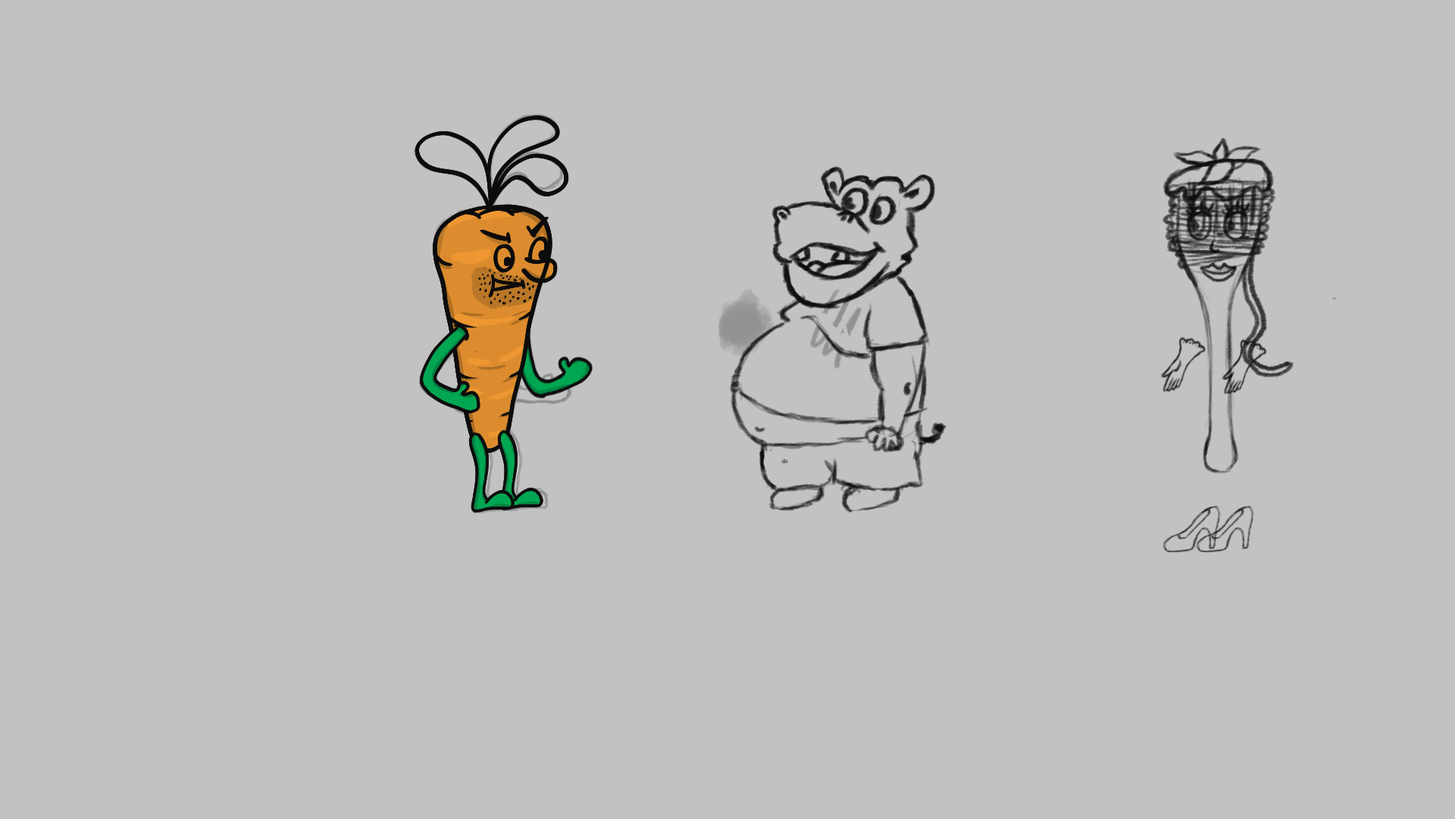
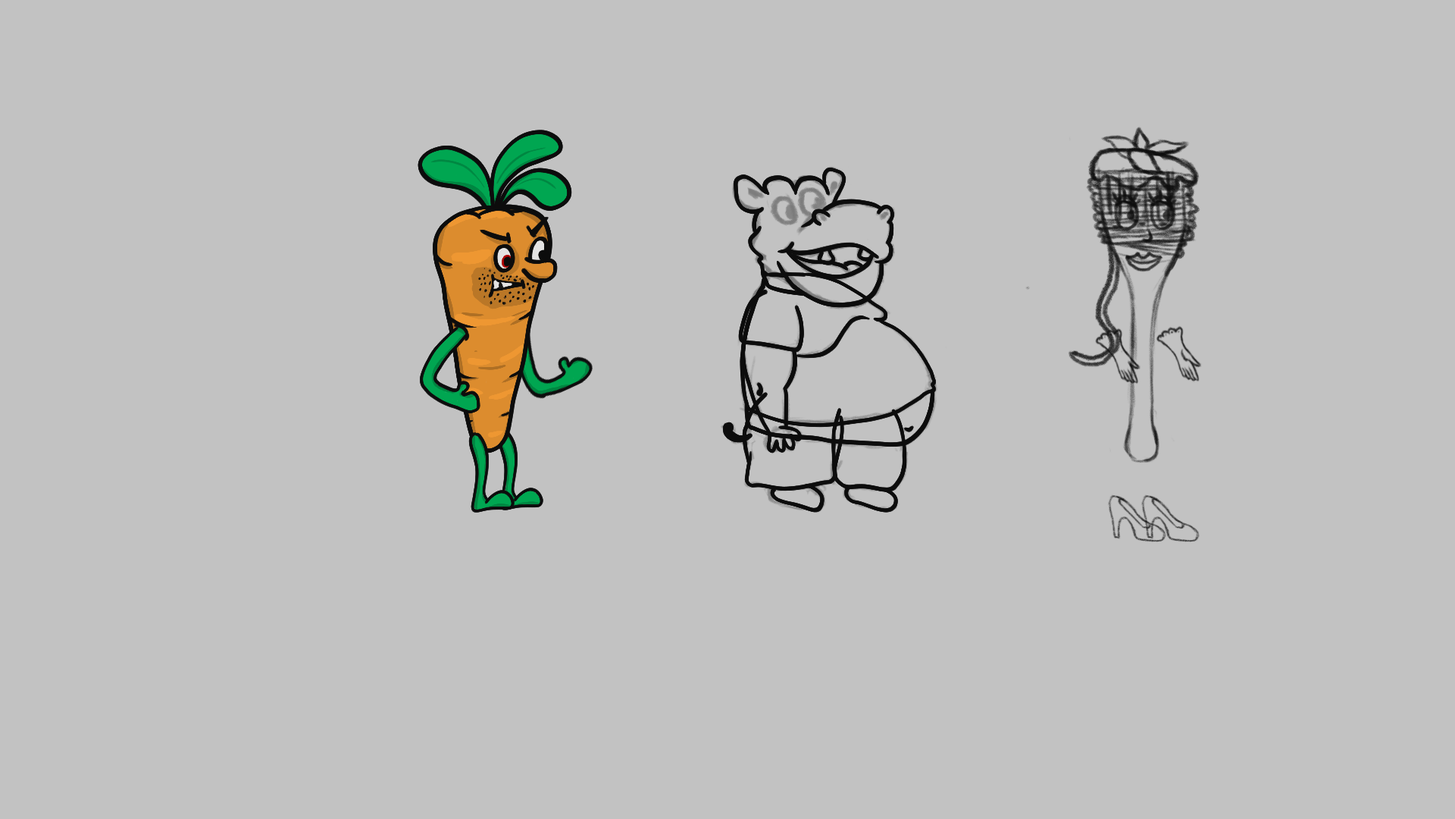
The second w=1455, h=819 image is a revision of the first. Changes to its layers:
painted on "Layer 15" over [1109, 182, 1253, 283]
painted on "Layer 13" over [1086, 147, 1276, 270]
painted on "Layer 12" over [781, 166, 1294, 465]
painted on "Layer 11" over [1025, 135, 1338, 474]
added group "Head" with 1 layers in group "Group 1" over [733, 167, 895, 308]
added layer "Layer 44" in group "Head" over [733, 167, 895, 308]
added group "Body" with 1 layers in group "Group 1" over [722, 269, 937, 448]
added layer "Layer 43" in group "Body" over [722, 269, 937, 448]
added group "LeftLeg" (1st of 2, in "Group 1") with 1 layers in group "Group 1" over [742, 391, 845, 513]
added layer "Layer 46" in group "LeftLeg" over [742, 391, 845, 513]
added group "Group 5" (40%) with 2 layers in group "Group 1" over [720, 165, 948, 514]
moved "Layer 4" into group "Group 5", painted on it over [731, 165, 936, 323]
moved "Layer 3" into group "Group 5", painted on it over [717, 276, 948, 514]
added group "body" with 9 layers in group "Group 2" over [418, 203, 558, 465]
added group "face" with 5 layers in group "body" over [434, 206, 558, 417]
moved "Layer 23" into group "face" over [434, 206, 558, 417]
moved "Layer 22" into group "body", painted on it over [432, 203, 553, 454]
moved "Layer 28" into group "body", painted on it over [418, 203, 558, 465]
moved "Layer 27" into group "body" over [435, 205, 556, 449]
added group "leafs" with 3 layers in group "Group 2" over [415, 129, 573, 231]
moved "Layer 21" into group "leafs", painted on it over [414, 115, 573, 225]
added layer "Layer 38" in group "leafs" over [415, 152, 570, 231]
added layer "Layer 37" in group "leafs" over [420, 132, 570, 217]
hid group "Group 4" (7 layers) over [413, 113, 573, 514]
…and 13 more changes (7 added, 5 painted, 1 renamed, 1 stack)
